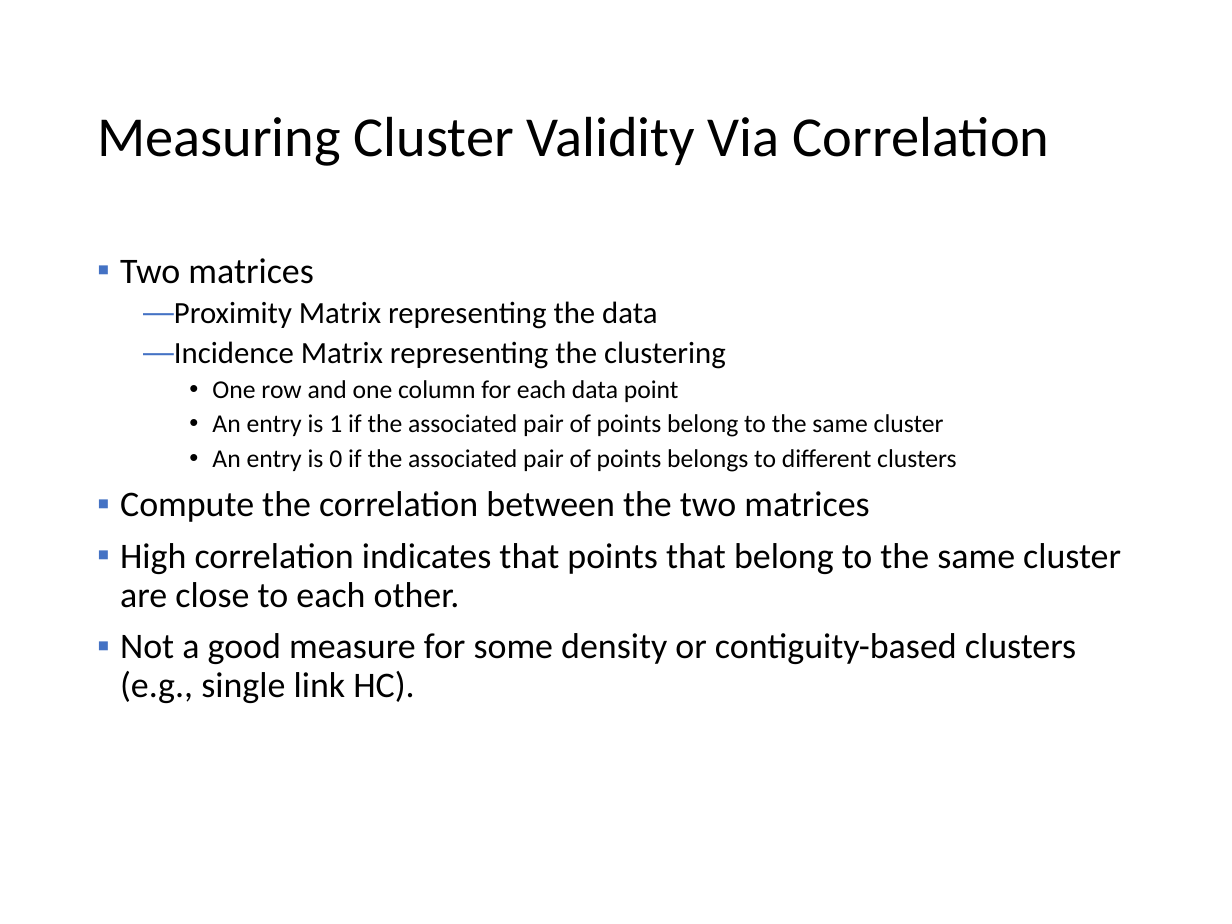
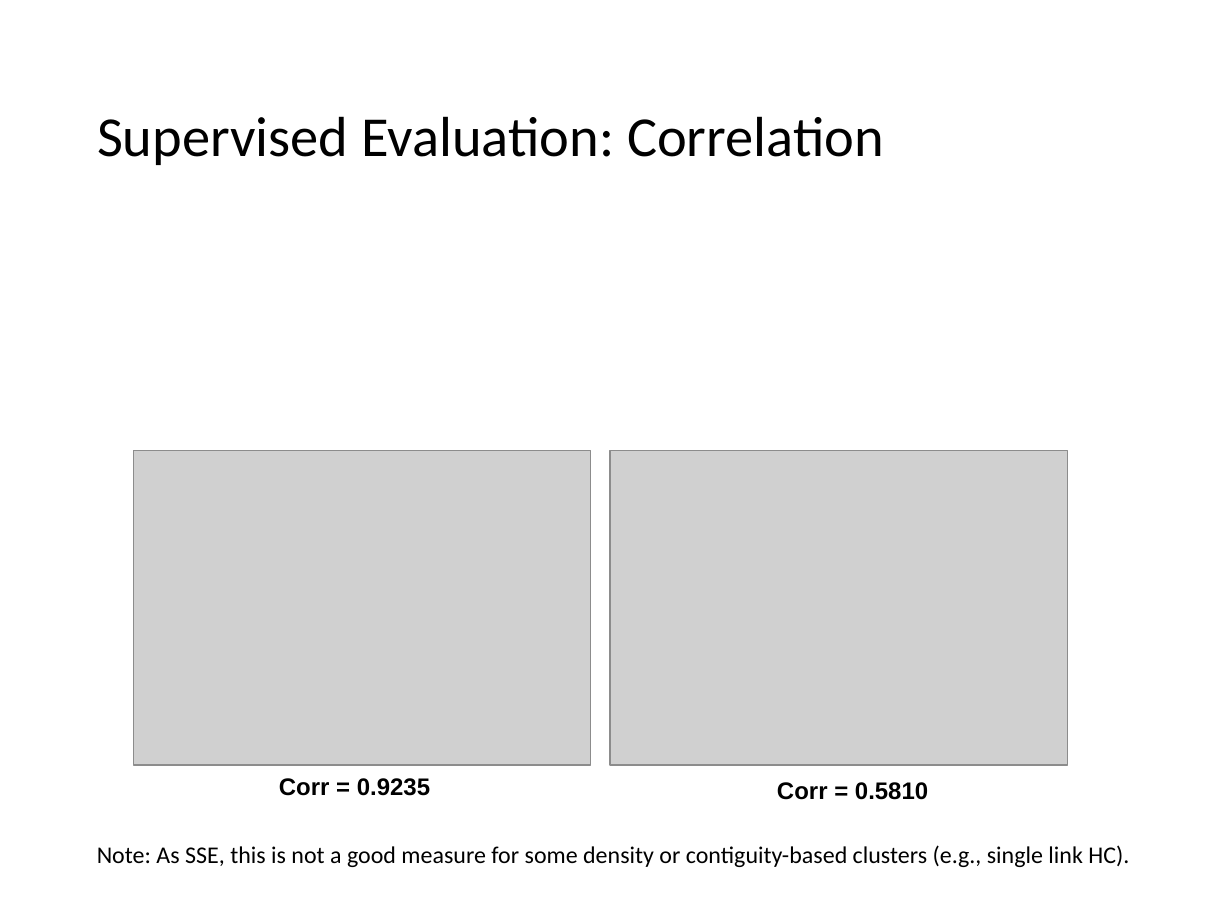
Before and after one commit to mhahsler/Introduction_to_Data_Mining_R_Examples, a slide deck: slide 92 of slides/chap7_basic_cluster_analysis.pptx (slide 75 before the commit). Drawn at 1232x924 pixels with LibreOffice and Linux fonts; fonts in the diff are those of the drawing; grey boxes stand for pictures. Boxes give left, top, right and bottom in pixels: in the first picture for what was removed or moved away, otherwise in the second. Text is boxed around its words. In the diff, an @@ line names an element or a change of style, - is before the commit and + after.

Commit message:
added examples for cluster evaluation.

```diff
--- a/slides/chap7_basic_cluster_analysis.pptx
+++ b/slides/chap7_basic_cluster_analysis.pptx
@@ title at <box>97,116,884,165</box>: text changed @@
-Measuring Cluster Validity Via Correlation
+Supervised Evaluation: Correlation
@@ text removed at <box>120,258,1121,703</box> @@
-▪ Two matrices
-  — Proximity Matrix representing the data
-  — Incidence Matrix representing the clustering
-    • One row and one column for each data point
-    • An entry is 1 if the associated pair of points belong to the same cluster
-    • An entry is 0 if the associated pair of points belongs to different clusters
-▪ Compute the correlation between the two matrices
-▪ High correlation indicates that points that belong to the same cluster are close to each other.
-▪ Not a good measure for some density or contiguity-based clusters (e.g., single link HC).
@@ group added at <box>133,450,1067,800</box>: 2 pictures, 2 texts @@
+Corr = 0.9235
+Corr = 0.5810
@@ text added at <box>97,845,1129,867</box>, 14 pt, text #000000 @@
+Note: As SSE, this is not a good measure for some density or contiguity-based clusters (e.g., single link HC).
```
Also in this commit, not shown: 27 other slides changed, 6 slides added, 1 slide removed, 1 other file.
